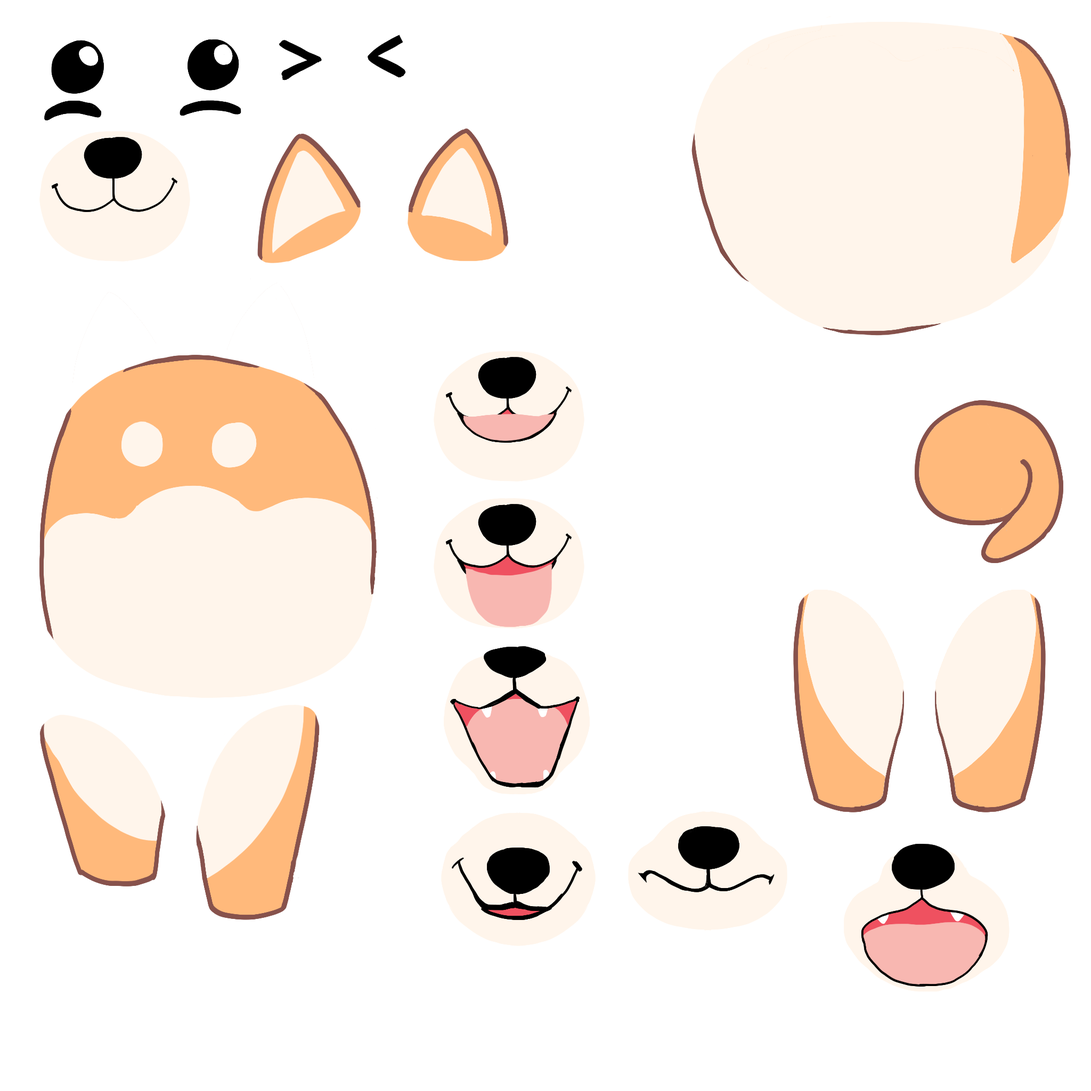
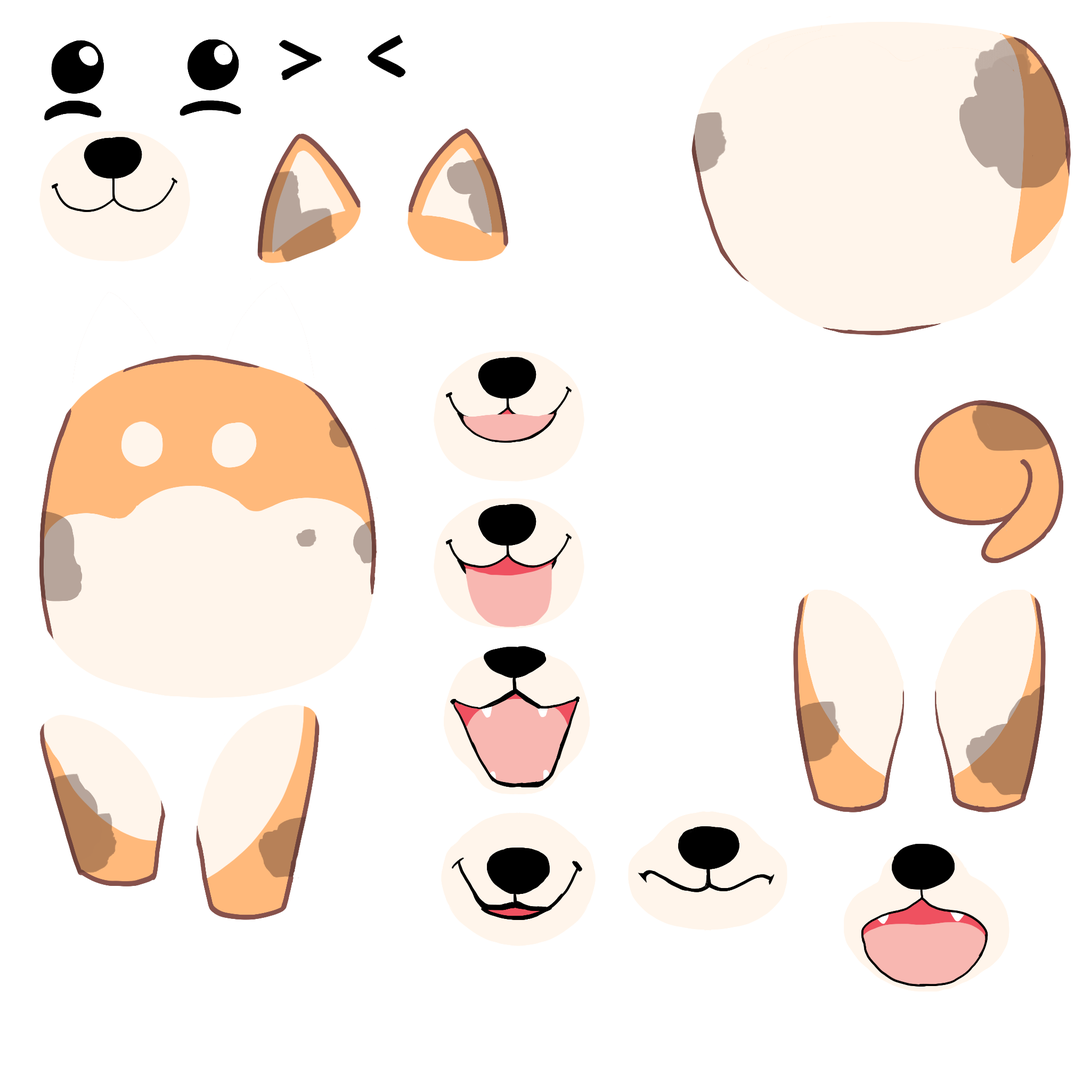
Two versions of the same layered image (1091x1091). Layer-by-layer changes:
removed group "d" (1st of 2) (30 layers) over 39, 36, 1071, 879
renamed "Layer 9" to "Layer 1", showed it, opacity 20% → 40%, moved it out of group "d", painted on it over 39, 36, 1071, 879
showed "d", opacity 10% → 100%, moved it out of group "d", painted on it over 39, 36, 1071, 879
removed layer "head" from group "d" over 39, 416, 377, 602
removed layer "ear L" from group "d" over 447, 157, 508, 234
removed layer "ear R" from group "d" over 257, 170, 337, 262
removed layer "f leg r" from group "d" over 50, 773, 118, 874
removed layer "f leg l" from group "d" over 258, 816, 307, 879
removed layer "b leg r" from group "d" over 796, 701, 842, 763
removed layer "b leg l" from group "d" over 966, 684, 1046, 796
removed layer "tail" from group "d" over 972, 400, 1053, 452
removed layer "body" from group "d" over 691, 36, 1071, 189
